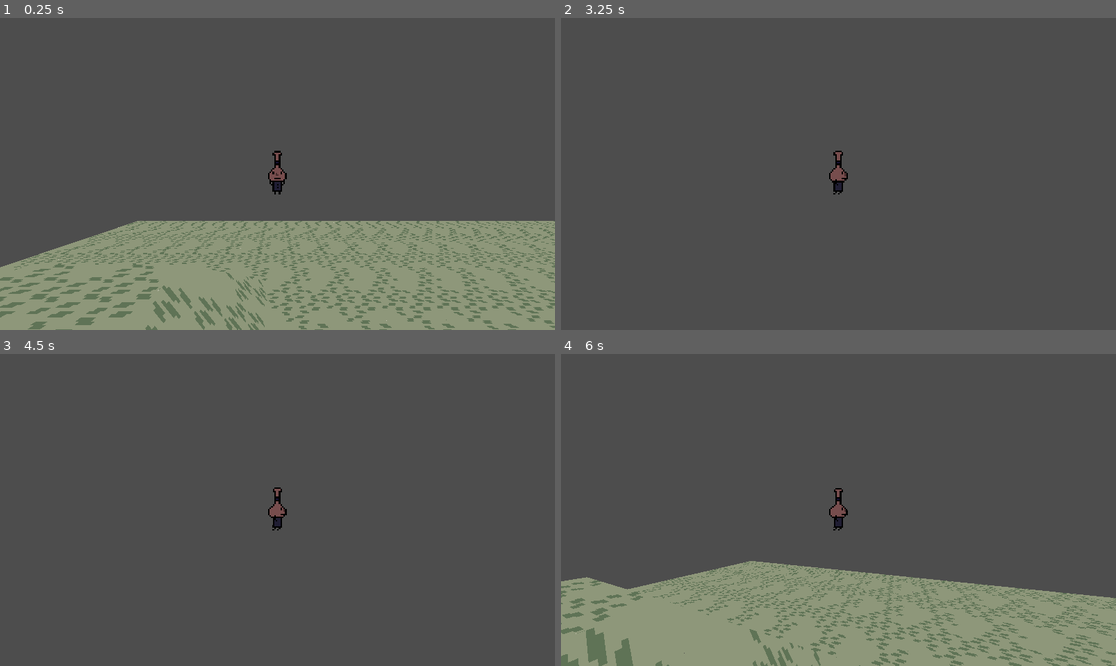
Above: before the commit, frames 1-4 (two rows, left to right).
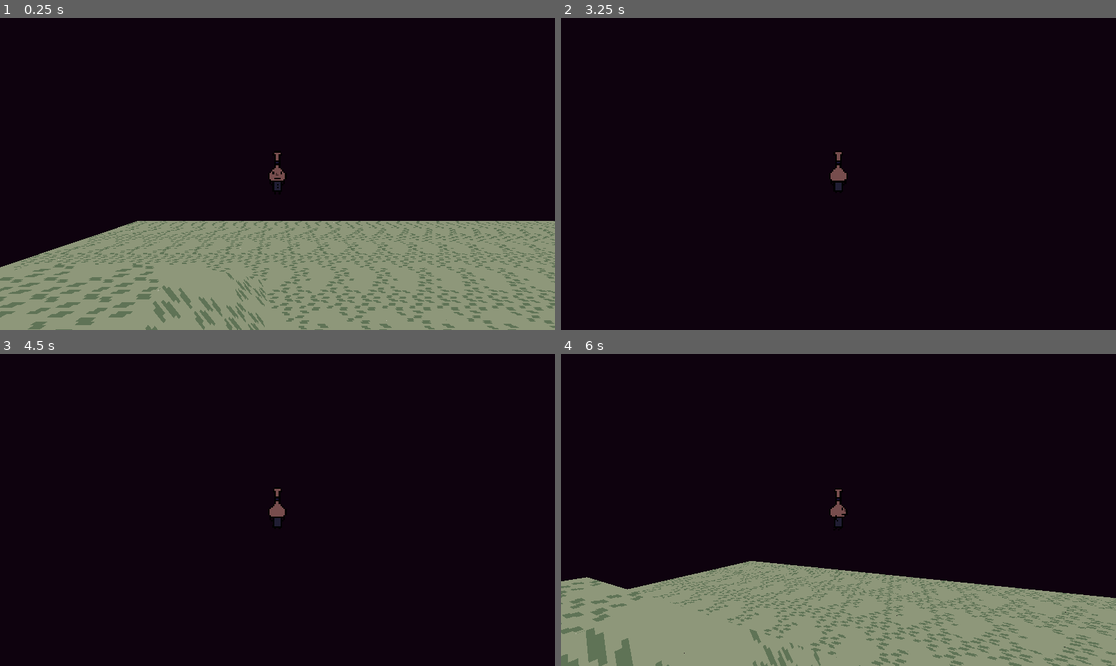
Above: after the commit, the same moments.

Repository: Phil-Nettekoven/gd-portfolio-site
Game: Godot game, scene res://scenes/world_1/world_1.tscn
Two runs of this game, one before a commit and one after it. Both use one fixed random seed, a clock stepped at 60 frames per second and the inputs below.
Inputs (mouse positions are in pixels of both pictures, inside the frame that each line leads up to):
- Up to frame 1 (0.25 s): no input
- Up to frame 2 (3.25 s): move the mouse to (866, 174) at 0.52 s; hold Shift (sprint) 0.53-1.28 s; hold W (up) from 0.53 s (still down); tap Space (jump) at 0.77, 1.52, 3.02 s; move the mouse to (810, 174) at 1.27 s; tap Shift (sprint) at 1.35, 2.85 s; move the mouse to (849, 167) at 2.02 s; hold Shift (sprint) 2.03-2.78 s; move the mouse to (832, 180) at 2.77 s
- Up to frame 3 (4.5 s): keep holding W (up); tap Enter at 3.5 s; move the mouse to (316, 513) at 3.52 s; hold Shift (sprint) 3.53-4.28 s; tap Space (jump) at 3.77 s; move the mouse to (233, 506) at 4.27 s; tap Shift (sprint) at 4.35 s
- Up to frame 4 (6 s): tap Space (jump) at 4.52 s; tap R (reset) at 5 s; move the mouse to (844, 510) at 5.02 s; hold Shift (sprint) 5.03-5.78 s; move the mouse to (816, 503) at 5.77 s; release W (up) at 5.78 s; hold D (right) from 5.78 s (still down); tap Shift (sprint) at 5.85 s

The runs differ from the first frame. In frame 1, 67% of the frame differs, in the area x 0-100%, y 0-80%; in frame 2, 100%; in frame 3, 100%, in the area x 0-100%, y 0-100%; in frame 4, 72%.

Commit message:
be bop a lula

Diff:
--- a/characters/player/player.gd
+++ b/characters/player/player.gd
@@ -17,6 +17,8 @@
 const JUMP_COOLDOWN:float = 0.05
 const GRAVITY_MOD:float = 2.0
 
+
+
 @onready var starting_pos:Vector3 = self.global_position
 
 enum STATE {pathing, free, disabled}
@@ -24,18 +26,25 @@
 
 @onready var animated_sprite:AnimatedSprite3D = $AnimatedSprite3D
 var player_direction:String = "down"
+var input_dir:Vector2 = Vector2.DOWN
+
+signal just_touched_ground
+var touched_ground:bool = false
+
+func _ready() -> void:
+	pass
 
 func path_movement(_delta:float)->void:
 	if not is_on_floor():
 		velocity += (get_gravity() * GRAVITY_MOD) * _delta
 		return
 
+
 	# if jump_timer.is_stopped() && not can_jump: #Start timer once the player has hit the ground again
 	# 	jump_timer.start(JUMP_COOLDOWN)
 	# 	return
 
 	velocity.x = 0
-
 	#if !can_jump: return
 	if !(Input.is_action_pressed("left") || Input.is_action_pressed("right")): return
 	var direction:Vector2 = Input.get_vector("left", "right", "up", "down").normalized()
@@ -62,7 +71,11 @@
 		#move_and_slide()
 		#return
 
-	var input_dir:Vector2 = Input.get_vector("left","right","up","down")
+	if touched_ground == false && is_on_floor(): #Emit the first time player touches the ground
+		touched_ground = true
+		just_touched_ground.emit()
+
+	input_dir = Input.get_vector("left","right","up","down")
 	var direction:Vector3 = Vector3(input_dir.x,0,input_dir.y).normalized()
 	direction = direction.rotated(Vector3.UP, camera.global_rotation.y)
 
@@ -88,7 +101,7 @@
 	if is_on_floor() && Input.is_action_pressed("jump"):
 		velocity.y = cur_jump_velocity
 
-	print(get_floor_angle())
+	#print(get_floor_angle())
 
 	move_and_slide()
 func handle_animations()->void:
@@ -99,13 +112,13 @@
 	if velocity.x == 0.0 && velocity.z == 0.0:
 		idle = true
 
-	if velocity.x > 0:
+	if input_dir.x > 0:
 		movement_direction += "right"
-	elif velocity.x < 0:
+	elif input_dir.x < 0:
 		movement_direction += "left"
-	elif velocity.z < 0:
+	elif input_dir.y < 0:
 		movement_direction += "up"
-	elif velocity.z > 0:
+	elif input_dir.y > 0:
 		movement_direction += "down"
 	else:
 		movement_direction = player_direction
--- /dev/null
+++ b/default_bus_layout.tres
@@ -0,0 +1,9 @@
+[gd_resource type="AudioBusLayout" format=3 uid="uid://2xwlrfthn60m"]
+
+[resource]
+bus/1/name = &"Music"
+bus/1/solo = false
+bus/1/mute = false
+bus/1/bypass_fx = false
+bus/1/volume_db = 0.0
+bus/1/send = &"Master"
--- a/project.godot
+++ b/project.godot
@@ -83,3 +83,4 @@
 textures/canvas_textures/default_texture_filter=0
 renderer/rendering_method="gl_compatibility"
 renderer/rendering_method.mobile="gl_compatibility"
+environment/defaults/default_clear_color=Color(0.0537542, 0.00952526, 0.05353, 1)
--- /dev/null
+++ b/scenes/world_1/bgm_mgr.gd
@@ -0,0 +1,38 @@
+extends Node
+
+@onready var player_char:CharacterBody3D = %player
+
+@onready var drums:AudioStreamPlayer = $drums
+@onready var bass:AudioStreamPlayer = $bass
+@onready var chords:AudioStreamPlayer = $chords
+@onready var leads:AudioStreamPlayer = $leads
+
+@export var drum_mp3:AudioStreamMP3
+@export var bass_mp3:AudioStreamMP3
+@export var chords_mp3:AudioStreamMP3
+@export var leads_mp3:AudioStreamMP3
+
+@onready var audio_streams:Array[AudioStreamPlayer] = [drums,bass,chords,leads]
+
+func _ready() -> void:
+	drum_mp3.loop = true
+	drums.stream = drum_mp3
+
+	bass_mp3.loop = true
+	bass.stream = bass_mp3
+
+	chords_mp3.loop = true
+	chords.stream = chords_mp3
+
+	leads_mp3.loop = true
+	leads.stream = leads_mp3
+
+	player_char.just_touched_ground.connect(_on_ground_touched)
+
+func _on_ground_touched()->void:
+	for p:AudioStreamPlayer in audio_streams:
+		p.play()
+
+# Called every frame. 'delta' is the elapsed time since the previous frame.
+func _process(delta: float) -> void:
+	pass
--- a/scenes/world_1/world_1.tscn
+++ b/scenes/world_1/world_1.tscn
@@ -1,8 +1,9 @@
-[gd_scene load_steps=4 format=3 uid="uid://b7uy4xiwhjdw6"]
+[gd_scene load_steps=5 format=3 uid="uid://b7uy4xiwhjdw6"]
 
 [ext_resource type="Script" uid="uid://buprw75v5nlri" path="res://scenes/world_1/world_1.gd" id="1_85w3x"]
 [ext_resource type="PackedScene" uid="uid://onargffn2mop" path="res://scenes/world_1/model/world_1.gltf" id="2_85w3x"]
 [ext_resource type="PackedScene" uid="uid://drpdkmy2ta31k" path="res://characters/player/player.tscn" id="2_ic8tw"]
+[ext_resource type="PackedScene" uid="uid://pdah50dfaal" path="res://sounds/bgm_mgr.tscn" id="4_p45x0"]
 
 [node name="World1" type="Node2D"]
 script = ExtResource("1_85w3x")
@@ -12,3 +13,5 @@
 unique_name_in_owner = true
 transform = Transform3D(1, 0, 0, 0, 1, 0, 0, 0, 1, 143.969, 47.7369, 150.39)
 wall_min_slide_angle = 3.14159
+
+[node name="bgm_mgr" parent="." instance=ExtResource("4_p45x0")]
--- /dev/null
+++ b/sounds/bgm_mgr.tscn
@@ -0,0 +1,26 @@
+[gd_scene load_steps=6 format=3 uid="uid://pdah50dfaal"]
+
+[ext_resource type="Script" uid="uid://7lyr48jmhfm" path="res://scenes/world_1/bgm_mgr.gd" id="1_5s6vj"]
+[ext_resource type="AudioStream" uid="uid://ifduyw7enrip" path="res://sounds/music/michael_bgm/drums.mp3" id="3_8khnp"]
+[ext_resource type="AudioStream" uid="uid://e5u2x7offpxy" path="res://sounds/music/michael_bgm/bass.mp3" id="3_m4bb4"]
+[ext_resource type="AudioStream" uid="uid://cntqv81lumu5r" path="res://sounds/music/michael_bgm/chords.mp3" id="4_stiy4"]
+[ext_resource type="AudioStream" uid="uid://bxk3qa1bc7mmn" path="res://sounds/music/michael_bgm/leads.mp3" id="5_e7lhu"]
+
+[node name="bgm_mgr" type="Node"]
+script = ExtResource("1_5s6vj")
+drum_mp3 = ExtResource("3_8khnp")
+bass_mp3 = ExtResource("3_m4bb4")
+chords_mp3 = ExtResource("4_stiy4")
+leads_mp3 = ExtResource("5_e7lhu")
+
+[node name="drums" type="AudioStreamPlayer" parent="."]
+bus = &"Music"
+
+[node name="bass" type="AudioStreamPlayer" parent="."]
+bus = &"Music"
+
+[node name="chords" type="AudioStreamPlayer" parent="."]
+bus = &"Music"
+
+[node name="leads" type="AudioStreamPlayer" parent="."]
+bus = &"Music"
Not shown, added: scenes/world_1/bgm_mgr.gd.uid
Not shown, added: sounds/music/michael_bgm/bass.mp3.import
Not shown, added: sounds/music/michael_bgm/chords.mp3.import
Not shown, added: sounds/music/michael_bgm/drums.mp3.import
Not shown, added: sounds/music/michael_bgm/leads.mp3.import
Not shown, added: sounds/music/michael_bgm/bass.mp3
Not shown, added: sounds/music/michael_bgm/chords.mp3
Not shown, added: sounds/music/michael_bgm/drums.mp3
Not shown, added: sounds/music/michael_bgm/leads.mp3
